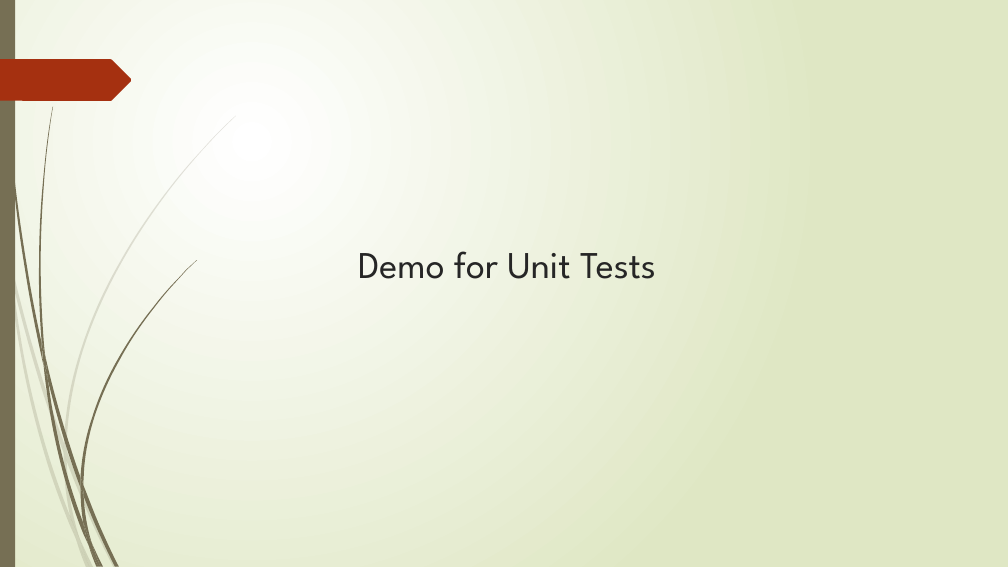
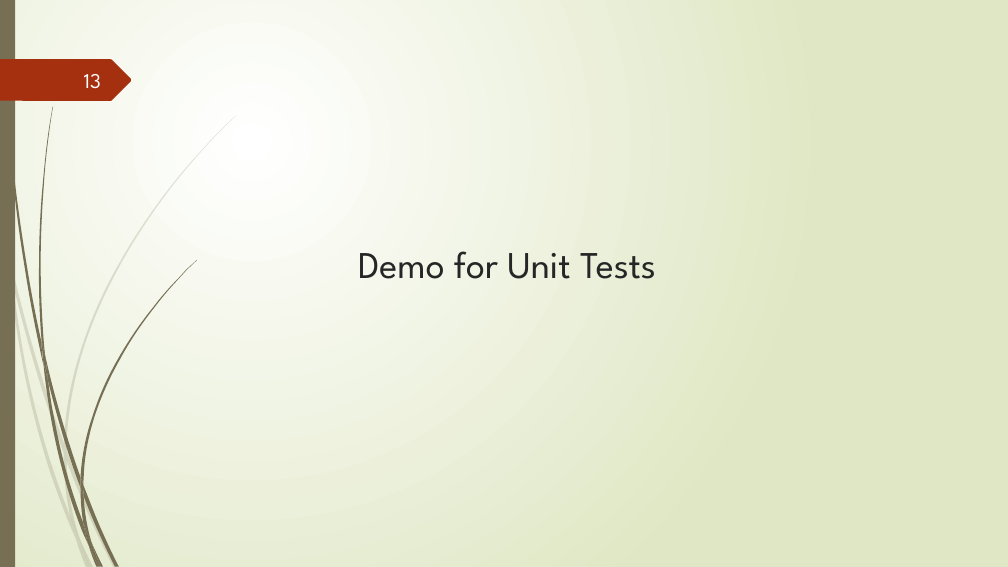
Before and after one commit to LuJoker/OOAD_RMS, a slide deck: slide 13 of document/OOAD_Final_demo.pptx. Drawn at 1008x567 pixels with LibreOffice and Linux fonts; fonts in the diff are those of the drawing. Boxes give left, top, right and bottom in pixels: in the first picture for what was removed or moved away, otherwise in the second. Text is boxed around its words. In the diff, an @@ line names an element or a change of style, - is before the commit and + after.

```diff
--- a/document/OOAD_Final_demo.pptx
+++ b/document/OOAD_Final_demo.pptx
@@ page number added at box(84, 74, 101, 89), 20 pt, text #FEFFFF @@
+13
```
Also in this commit, not shown: 14 other slides changed.
